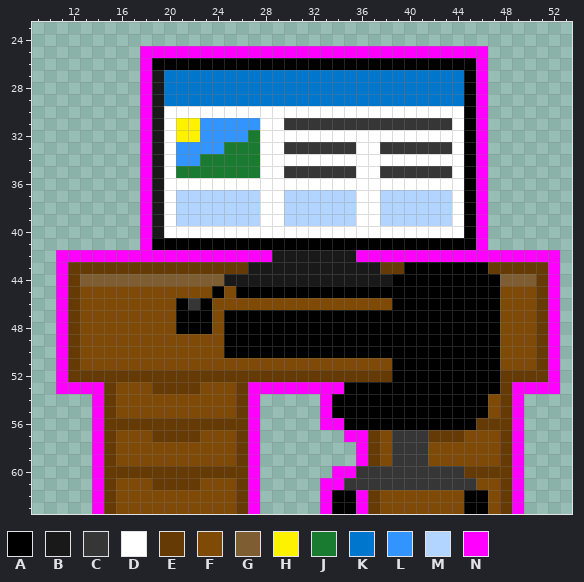
File history of a pixel-art sprite, sprites/sp_desk_highlight/layers/b72ca5b4-c804-45b1-8732-130de624160f/c22457fc-87fd-4087-94ac-bc2e4dd18fdf.png. Above: the version before the commit.
The file is 64x64 pixels. Shown: x 9..53, y 23..63.
Palette (. is transparent): A #000000  B #191919  C #363636  D #ffffff  E #663a04  F #7f4906  G #7f5d32  H #fff200  J #197b30  K #0076cc  L #3295ff  M #b2d5ff  N #ff00ff
And afterwards:
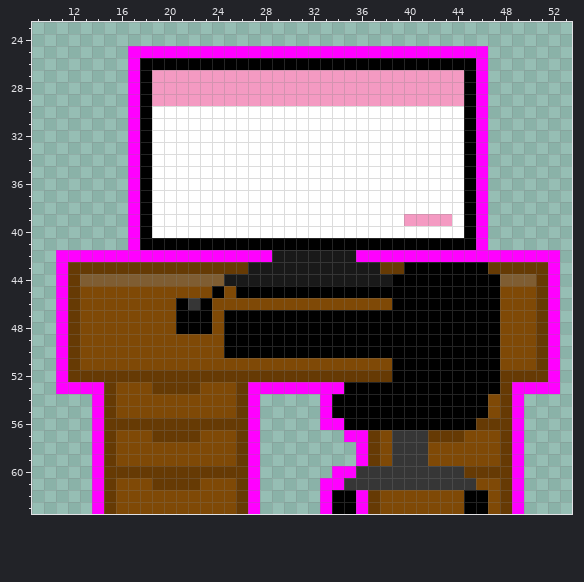
What changed:
@@ palette @@
-K #0076cc
+K #f49ac2
@@ x 15..45 @@
 24 ...............................
-25 ...NNNNNNNNNNNNNNNNNNNNNNNNNNNN
-26 ...NAAAAAAAAAAAAAAAAAAAAAAAAAAA
-27 ...NBKKKKKKKKKKKKKKKKKKKKKKKKKA
-28 ...NBKKKKKKKKKKKKKKKKKKKKKKKKKA
-29 ...NBKKKKKKKKKKKKKKKKKKKKKKKKKA
-30 ...NBDDDDDDDDDDDDDDDDDDDDDDDDDA
-31 ...NBDHHLLLLLDDCCCCCCCCCCCCCCDA
-32 ...NBDHHLLLLJDDDDDDDDDDDDDDDDDA
-33 ...NBDLLLLJJJDDCCCCCCDDCCCCCCDA
-34 ...NBDLLJJJJJDDDDDDDDDDDDDDDDDA
-35 ...NBDJJJJJJJDDCCCCCCDDCCCCCCDA
-36 ...NBDDDDDDDDDDDDDDDDDDDDDDDDDA
-37 ...NBDMMMMMMMDDMMMMMMDDMMMMMMDA
-38 ...NBDMMMMMMMDDMMMMMMDDMMMMMMDA
-39 ...NBDMMMMMMMDDMMMMMMDDMMMMMMDA
-40 ...NBDDDDDDDDDDDDDDDDDDDDDDDDDA
-41 ...NAAAAAAAAAAAAAAAAAAAAAAAAAAA
+25 ..NNNNNNNNNNNNNNNNNNNNNNNNNNNNN
+26 ..NAAAAAAAAAAAAAAAAAAAAAAAAAAAA
+27 ..NAKKKKKKKKKKKKKKKKKKKKKKKKKKA
+28 ..NAKKKKKKKKKKKKKKKKKKKKKKKKKKA
+29 ..NAKKKKKKKKKKKKKKKKKKKKKKKKKKA
+30 ..NADDDDDDDDDDDDDDDDDDDDDDDDDDA
+31 ..NADDDDDDDDDDDDDDDDDDDDDDDDDDA
+32 ..NADDDDDDDDDDDDDDDDDDDDDDDDDDA
+33 ..NADDDDDDDDDDDDDDDDDDDDDDDDDDA
+34 ..NADDDDDDDDDDDDDDDDDDDDDDDDDDA
+35 ..NADDDDDDDDDDDDDDDDDDDDDDDDDDA
+36 ..NADDDDDDDDDDDDDDDDDDDDDDDDDDA
+37 ..NADDDDDDDDDDDDDDDDDDDDDDDDDDA
+38 ..NADDDDDDDDDDDDDDDDDDDDDDDDDDA
+39 ..NADDDDDDDDDDDDDDDDDDDDDKKKKDA
+40 ..NADDDDDDDDDDDDDDDDDDDDDDDDDDA
+41 ..NAAAAAAAAAAAAAAAAAAAAAAAAAAAA
 42 NNNNNNNNNNNNNNBBBBBBBNNNNNNNNNN
